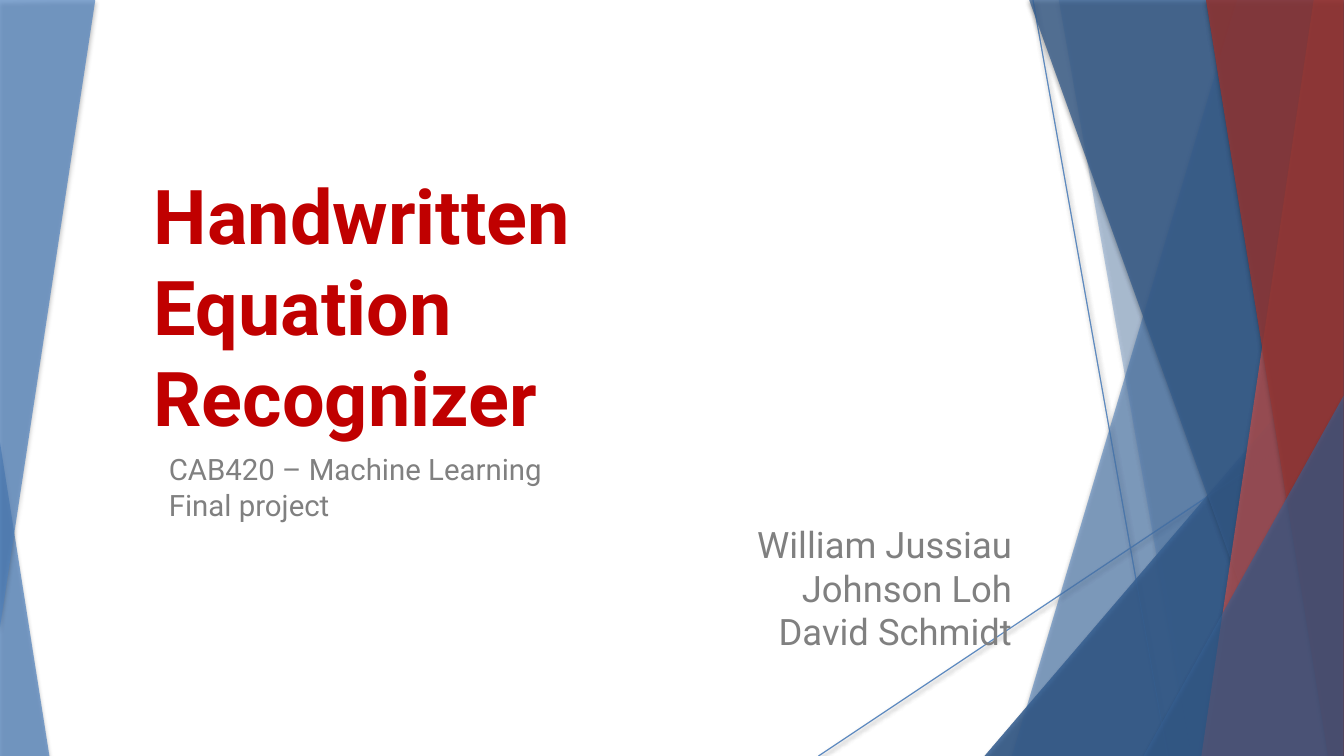
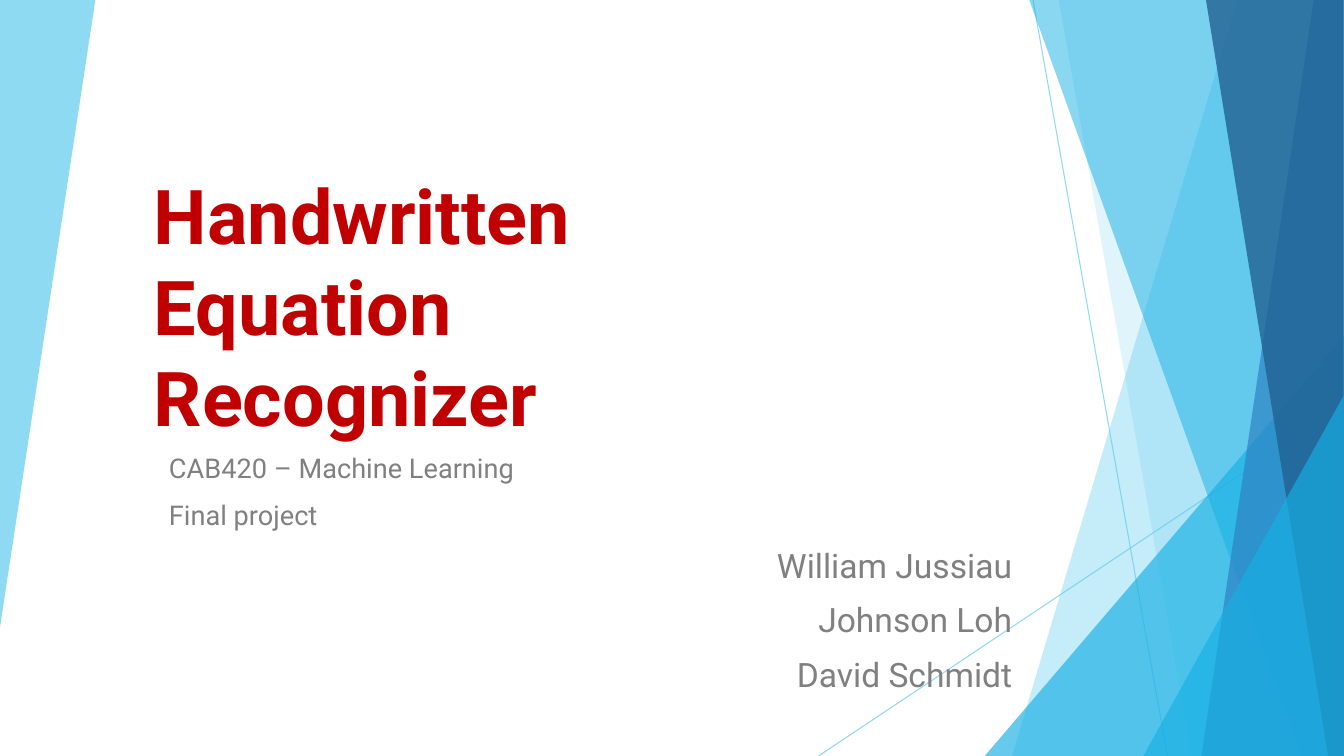
Before and after one commit to DavidS3141/HandwrittenEquationRecognizer, a slide deck: slide 1 of report/presentation/HER - Presentation.pptx. Drawn at 1344x756 pixels with LibreOffice and Linux fonts; fonts in the diff are those of the drawing. Boxes give left, top, right and bottom in pixels: in the first picture for what was removed or moved away, otherwise in the second. Text is boxed around its words. In the diff, an @@ line names an element or a change of style, - is before the commit and + after.

Commit message:
updated presentation

```diff
--- a/report/presentation/HER - Presentation.pptx
+++ b/report/presentation/HER - Presentation.pptx
@@ freeform shape at box(0, 0, 95, 627): fill #4F81BD at 70% opacity to #5FCBEF at 70% opacity; shadow off @@
@@ freeform shape at box(1012, 0, 1344, 756): fill #4F81BD at 36% opacity to #5FCBEF at 36% opacity; shadow off @@
@@ freeform shape removed at box(1012, 0, 1344, 756) @@
@@ freeform shape at box(1029, 0, 1344, 756): fill #376092 at 50% opacity to #17B0E4 at 50% opacity; shadow off @@
@@ freeform shape removed at box(1029, 0, 1344, 756) @@
@@ line (1033, 0) - (1168, 756): stroke #4F81BD 0.74 pt to #5FCBEF 0.75 pt @@
@@ line removed from (1033, 0) to (1168, 756) @@
@@ freeform shape at box(1059, 0, 1344, 756): fill #4F81BD at 20% opacity to #5FCBEF at 20% opacity; shadow off; outline redrawn @@
@@ freeform shape removed at box(1059, 0, 1344, 756) @@
@@ freeform shape at box(1202, 0, 1344, 756): fill #C0504D at 70% opacity to #2E83C3 at 70% opacity; shadow off @@
@@ freeform shape removed at box(1202, 0, 1344, 756) @@
@@ freeform shape at box(1206, 0, 1344, 756): fill #953735 at 80% opacity to #226292 at 80% opacity; shadow off @@
@@ freeform shape removed at box(1206, 0, 1344, 756) @@
@@ triangle at box(985, 336, 1344, 756): fill #376092 at 66% opacity to #17B0E4 at 66% opacity; shadow off @@
@@ triangle removed at box(985, 336, 1344, 756) @@
@@ line (1344, 406) - (819, 756): stroke #4F81BD 0.74 pt to #5FCBEF 0.75 pt @@
@@ line removed from (1344, 406) to (819, 756) @@
@@ triangle at box(1143, 396, 1344, 756): fill #376092 at 66% opacity to #17B0E4 at 66% opacity; shadow off @@
@@ triangle removed at box(1143, 396, 1344, 756) @@
@@ triangle removed at box(0, 443, 49, 756) @@
@@ subtitle "CAB420 – Machine Learning" at box(169, 457, 1013, 695): size 21 to 19.4 pt in "CAB420 – Machine Learning", "Final project"; size 26 to 24.1 pt in "William Jussiau", "Johnson Loh", "David Schmidt"; more space between paragraphs @@
```
Also in this commit, not shown: 5 other slides changed, 3 slides added, 2 slides removed, 1 other file.
